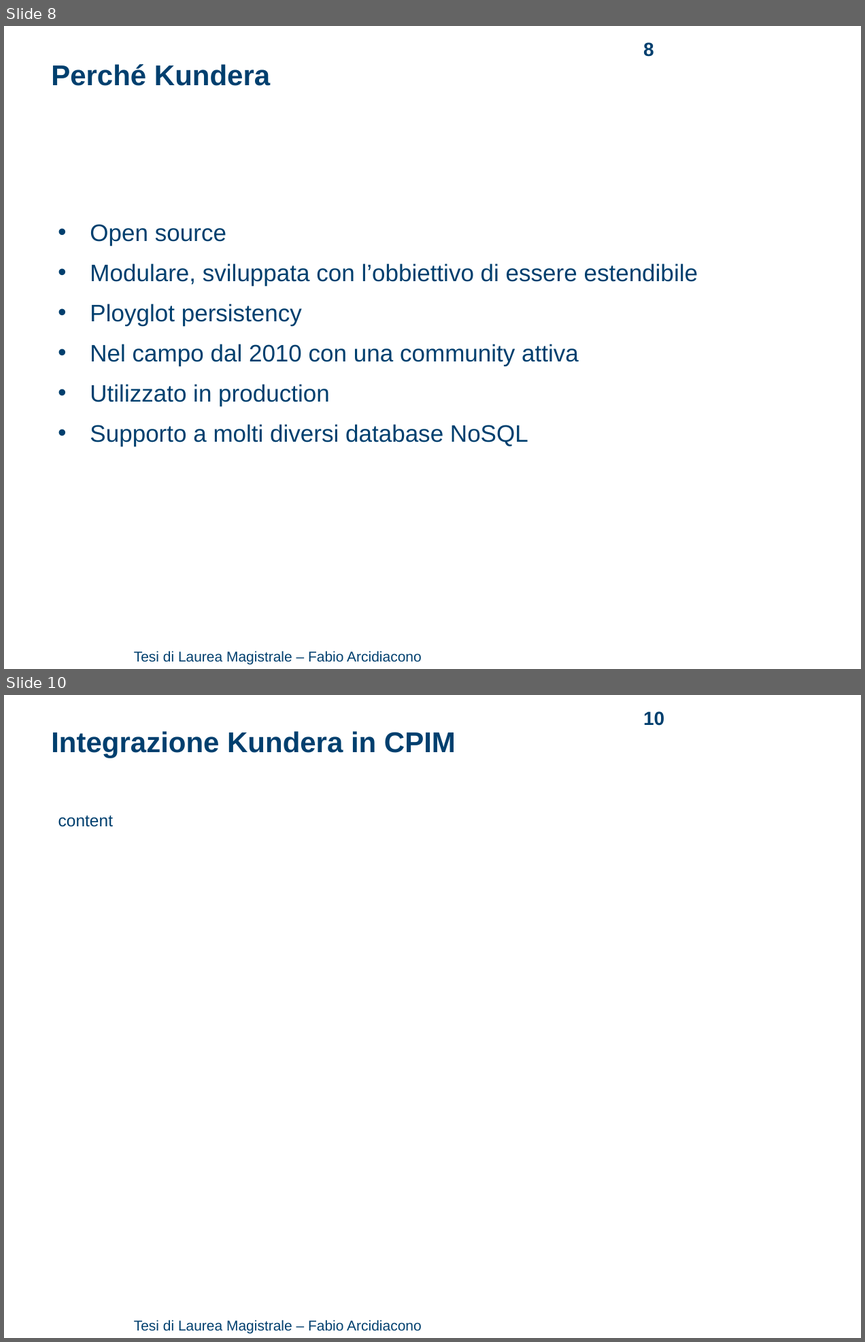
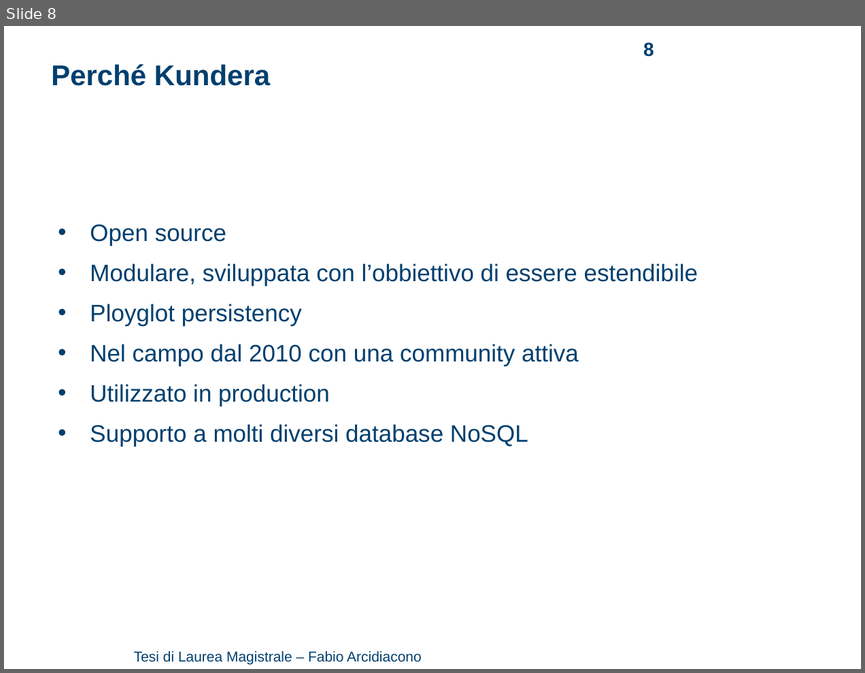
Before and after one commit to arci/thesis, a slide deck: presentation/ThesisPresentation.ppt. Shown one above the other, each under a label of ours: slides 8 and 10 before the commit, slide 8 after it; the slides between them are not shown. The pictures are 865x1342 and 865x673 pixels, drawn with LibreOffice and Linux fonts; fonts in the diff are those of the drawing; background and template pictures are left out. Boxes give left, top, right and bottom in pixels: in the first picture for what was removed or moved away, otherwise in the second. Text is boxed around its words. In the diff, an @@ line names an element or a change of style, - is before the commit and + after.

```diff
--- a/presentation/ThesisPresentation.ppt
+++ b/presentation/ThesisPresentation.ppt
@@ slide 10 removed at [4,695,861,1338], background #FFFFFF; not listed: 1 template element that a slide beside it also shows @@
@@ page number removed at [643,711,664,726] @@
-10
@@ text removed at [51,731,456,758] @@
-Integrazione Kundera in CPIM
@@ text removed at [58,815,113,827] @@
-content
```
Also in this commit, not shown: 5 slides changed, 1 slide added, 3 other slides removed, 1 other file.
